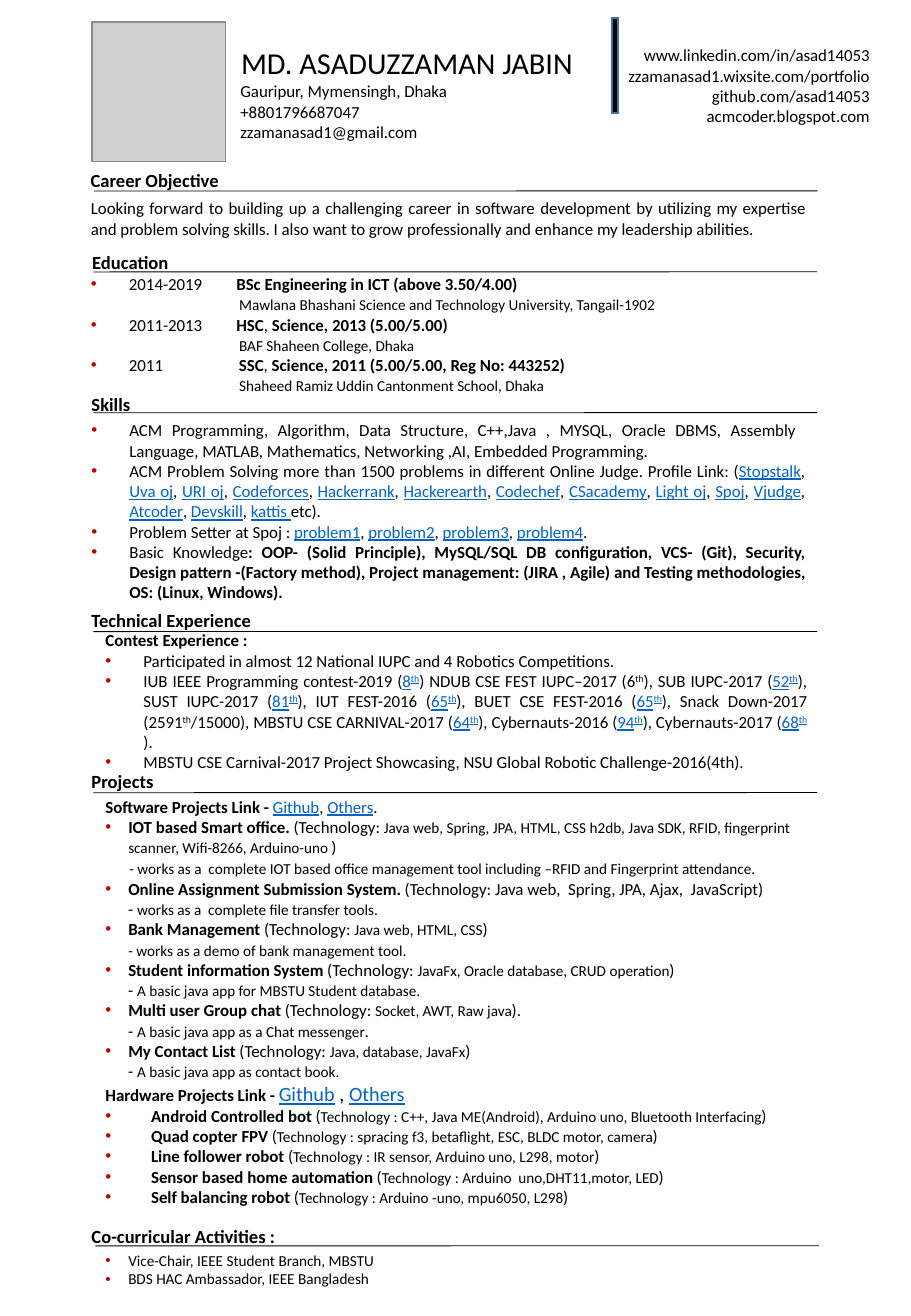
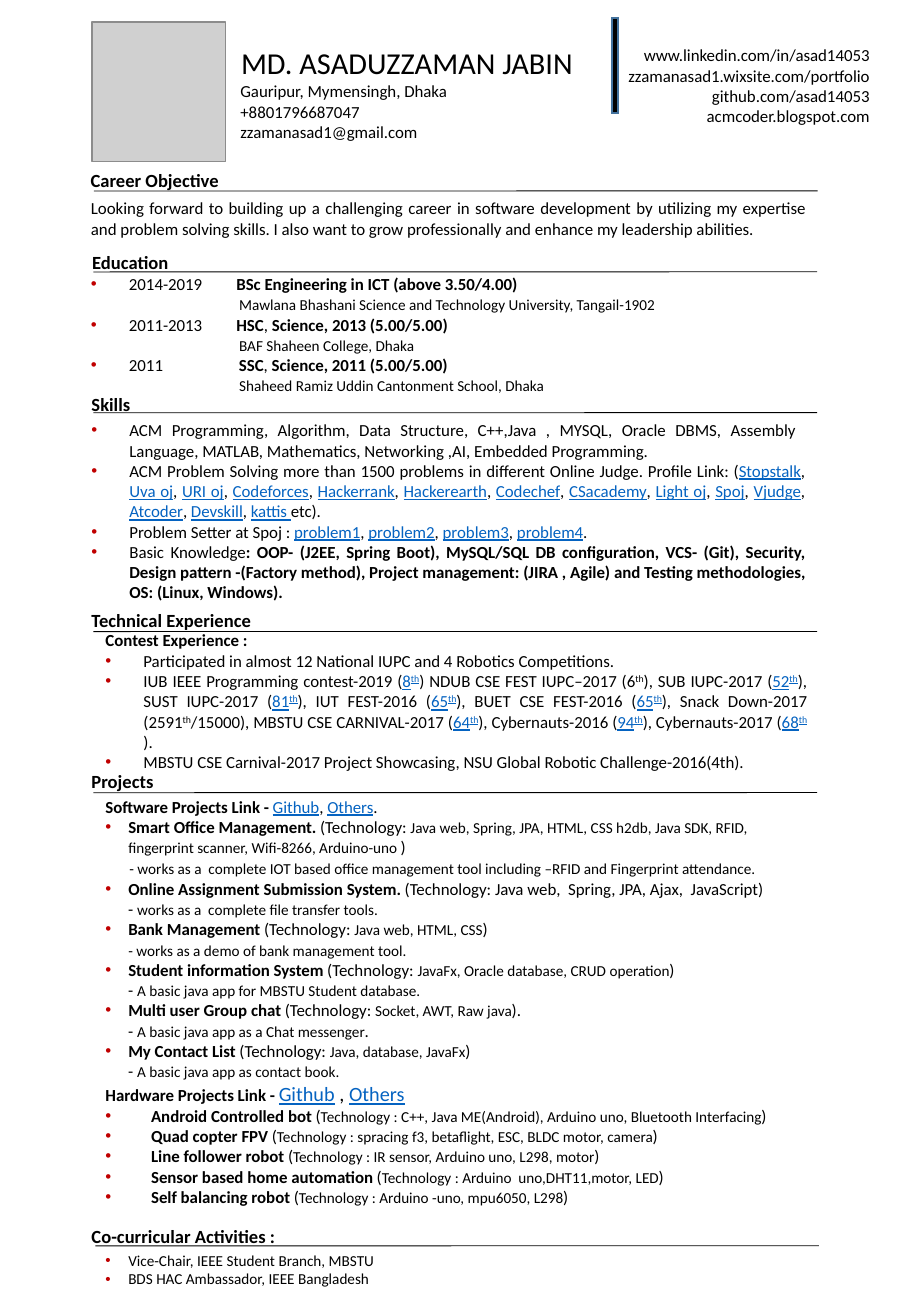
Before and after one commit to asad14053/Miscellaneous, a slide deck: slide 1 of my CV/main cv/asad_cv.pptx. Drawn at 911x1316 pixels with LibreOffice and Linux fonts; fonts in the diff are those of the drawing; grey boxes stand for pictures. Boxes give left, top, right and bottom in pixels: in the first picture for what was removed or moved away, otherwise in the second. Text is boxed around its words. In the diff, an @@ line names an element or a change of style, - is before the commit and + after.

```diff
--- a/my CV/main cv/asad_cv.pptx
+++ b/my CV/main cv/asad_cv.pptx
@@ text at (129, 358, 448, 374): text changed @@
-• 2011 SSC, Science, 2011 (5.00/5.00, Reg No: 443252)
+• 2011 SSC, Science, 2011 (5.00/5.00)
@@ text at (129, 545, 806, 601): text changed @@
-• Basic Knowledge: OOP- (Solid Principle), MySQL/SQL DB configuration, VCS- (Git), Security, Design pattern -(Factory method), Project management: (JIRA , Agile) and Testing methodologies, OS: (Linux, Windows).
+• Basic Knowledge: OOP- (J2EE, Spring Boot), MySQL/SQL DB configuration, VCS- (Git), Security, Design pattern -(Factory method), Project management: (JIRA , Agile) and Testing methodologies, OS: (Linux, Windows).
@@ text at (128, 821, 748, 856): text changed @@
-• IOT based Smart office. (Technology: Java web, Spring, JPA, HTML, CSS h2db, Java SDK, RFID, fingerprint scanner, Wifi-8266, Arduino-uno )
+• Smart Office Management. (Technology: Java web, Spring, JPA, HTML, CSS h2db, Java SDK, RFID, fingerprint scanner, Wifi-8266, Arduino-uno )
```
Also in this commit, not shown: 6 other files.
